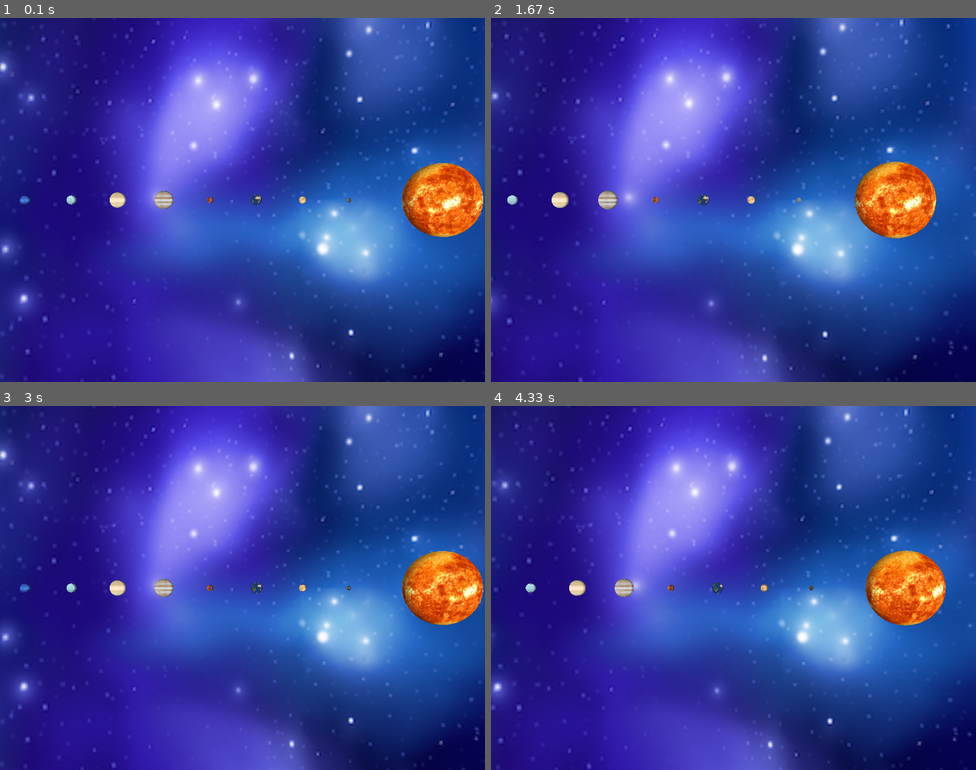
Above: before the commit, frames 1-4 (two rows, left to right).
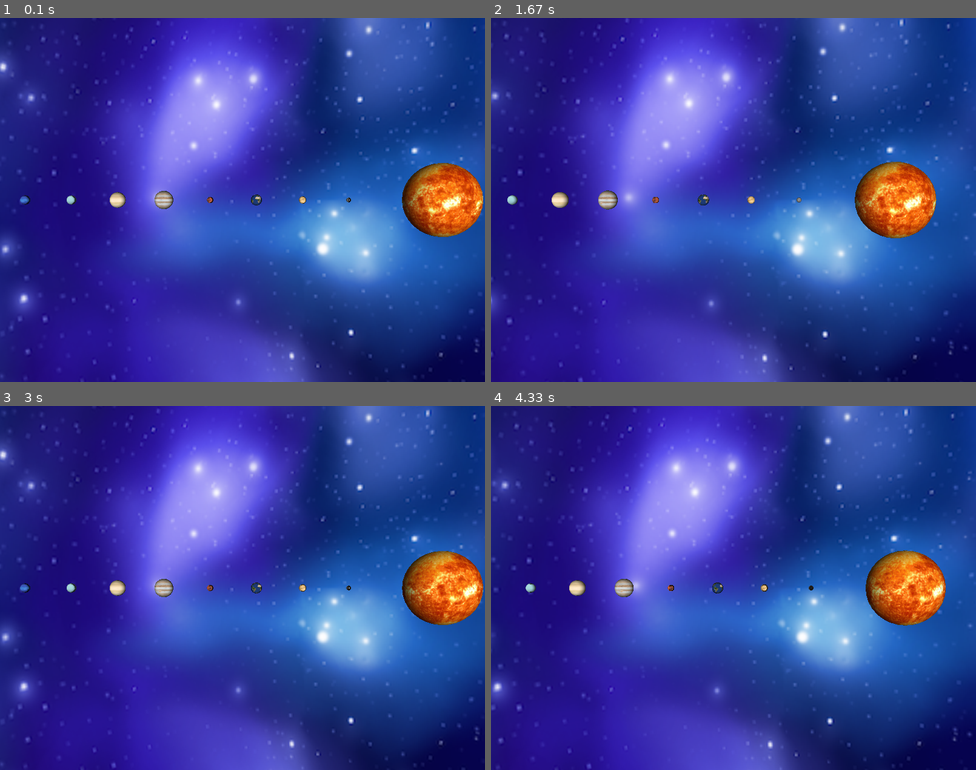
Above: after the commit, the same moments.

Repository: betaflag/pygame-solar
Game: pygame game, started from main.py
Two runs of this game, one before a commit and one after it. Both use one fixed random seed, a clock stepped at 60 frames per second and the inputs below.
Inputs:
- Up to frame 1 (0.1 s): no input
- Up to frame 2 (1.67 s): hold D 0.33-0.8 s; hold W 0.83-1.13 s; hold D 1.17-1.63 s
- Up to frame 3 (3 s): hold A 1.67-2.2 s; hold S 2.23-2.53 s; hold A 2.57-2.97 s
- Up to frame 4 (4.33 s): hold W 3-3.37 s; hold D 3.4-4.03 s; hold S from 4.07 s (still down)

The runs differ from the first frame. In frame 1, 1.5% of the frame differs, in the area x 4-100%, y 39-61%; in frame 2, 1.5%; in frame 3, 1.5%; in frame 4, 1.4%.

Commit message:
change lighting

Diff:
--- a/game.py
+++ b/game.py
@@ -66,7 +66,8 @@
     def init_lighting(self):
         glEnable(GL_LIGHTING)
         glEnable(GL_LIGHT0)
-        glLightfv(GL_LIGHT0, GL_AMBIENT, [0.3, 0.3, 0.3, 1])
+        glLightfv(GL_LIGHT0, GL_AMBIENT, (0, 0, 0, 1))
+        glLightfv(GL_LIGHT0, GL_DIFFUSE, (1, 1, 1, 1))
 
     def handle_events(self):
         for event in pygame.event.get():
